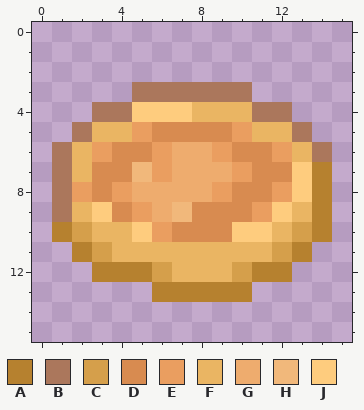
Two states of a pixel-art sprite, assets/minecraft/textures/cmd/misc/dough_chicken_pie.png. That is the earlier state.
The file is 16x16 pixels.
Palette (. is transparent): A #b6812f  B #ab775c  C #d59f4b  D #d88b50  E #ea9e60  F #eab563  G #eeac6e  H #f1b87b  J #fecc7e
The result:
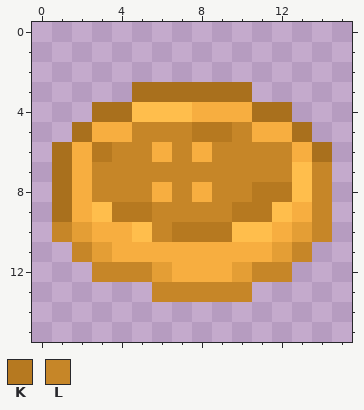
Colours new in this view: K #b67920  L #c68628
Change:
Colour B changes from #ab775c to #a9701d.
Colour C changes from #d59f4b to #e49e35.
Colour F changes from #eab563 to #f7ae40.
Colour J changes from #fecc7e to #ffbe4c.
Colour F replaces colour E in row 6 at x 6; in row 8 at x 2.
Colour F replaces colour G in row 6 at x 8; in row 8 at x 6 and 8.
Colour K replaces colour D in row 5 at x 8 to 9; in row 8 at x 11; in row 9 at x 4 and 10; in row 10 at x 7 to 9.
Colour K replaces colour E in row 6 at x 3; in row 8 at x 12; in row 9 at x 5 and 11.
Colour L replaces colour A in rows 7 to 9 at x 14; in row 10 at x 1 and 14; in row 11 at x 2 and 13; in row 12 at x 3 to 5 and 11 to 12; in row 13 at x 6 to 10.
Colour L replaces colour D in row 5 at x 6 to 7; in row 6 at x 4 to 5 and 10 to 11; in row 7 at x 3 to 4 and 11 to 12; in row 8 at x 3 and 10; in row 9 at x 8 to 9.
Colour L replaces colour E in row 5 at x 5 and 10; in row 6 at x 9 and 12; in row 7 at x 6 and 10; in row 8 at x 4 and 9; in row 10 at x 6.
Colour L replaces colour G in row 6 at x 7; in row 7 at x 7 to 9; in row 8 at x 5 and 7; in row 9 at x 6.
Colour L replaces colour H in row 7 at x 5; in row 9 at x 7.
Where, in picture pixels (left, top, right, bottom), the same in both pictures:
changed: (52, 82, 332, 302)
